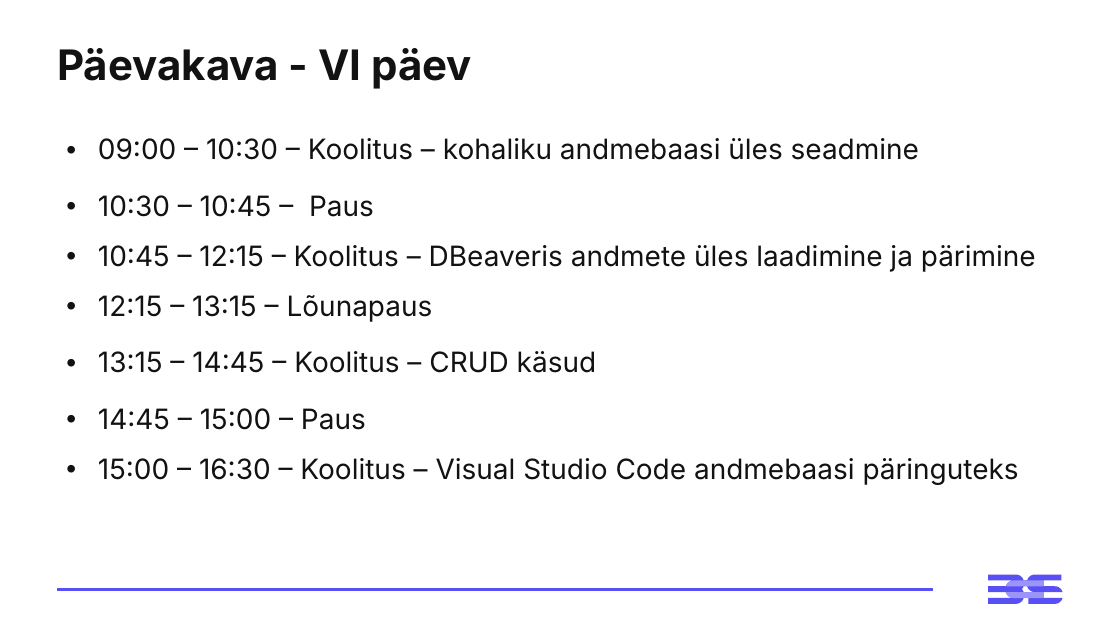
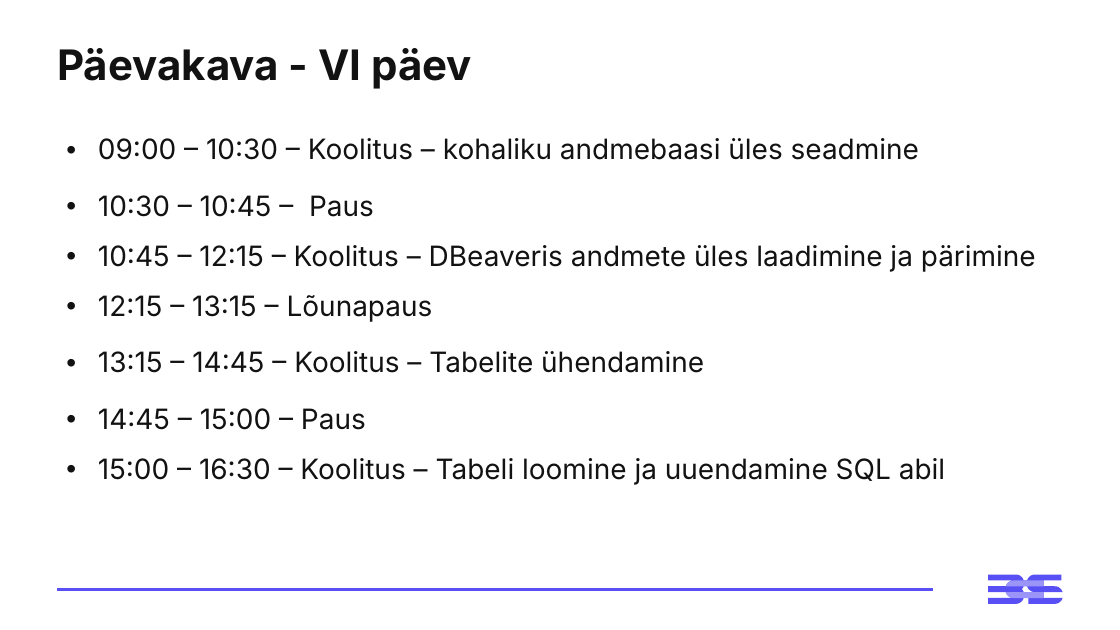
Before and after one commit to virverani/andmetarkus_2026_kevad, a slide deck: slide 2 of Day6/6-paev-andmetarkus-esitlus.pptx. Drawn at 1120x630 pixels with LibreOffice and Linux fonts; fonts in the diff are those of the drawing. Boxes give left, top, right and bottom in pixels: in the first picture for what was removed or moved away, otherwise in the second. Text is boxed around its words. In the diff, an @@ line names an element or a change of style, - is before the commit and + after.

```diff
--- a/Day6/6-paev-andmetarkus-esitlus.pptx
+++ b/Day6/6-paev-andmetarkus-esitlus.pptx
@@ table at (57, 117, 1063, 493) @@
-row 5, column 1: 13:15 – 14:45 – Koolitus – CRUD käsud
+row 5, column 1: 13:15 – 14:45 – Koolitus – Tabelite ühendamine
-row 7, column 1: 15:00 – 16:30 – Koolitus – Visual Studio Code andmebaasi päringuteks
+row 7, column 1: 15:00 – 16:30 – Koolitus – Tabeli loomine ja uuendamine SQL abil
```
Also in this commit, not shown: 4 other slides changed, 1 slide added, 3 slides removed, 8 other files.
